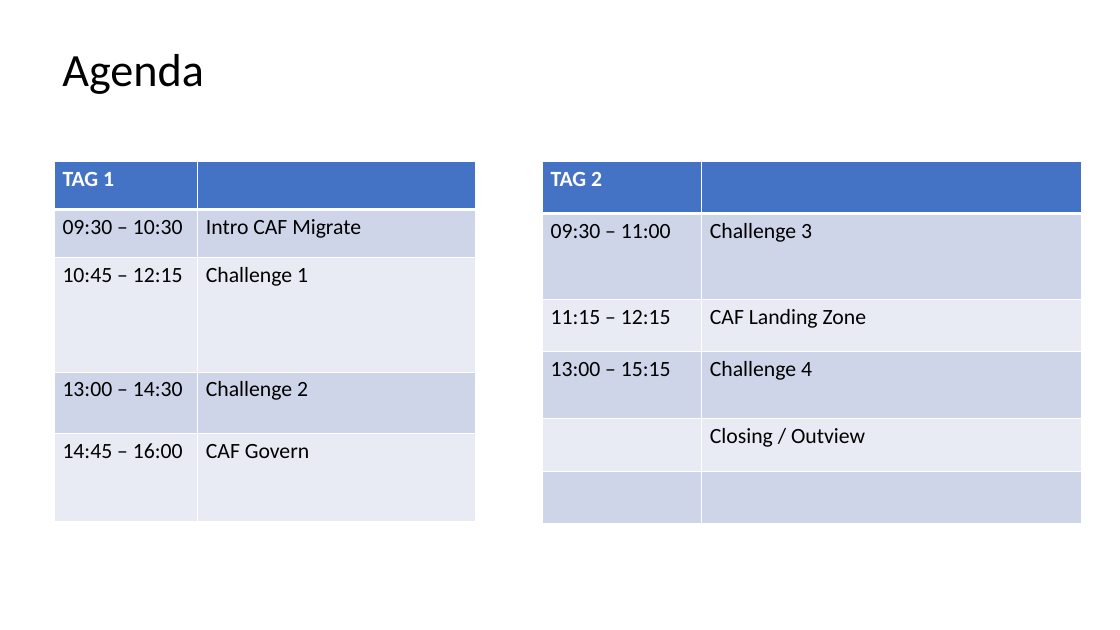
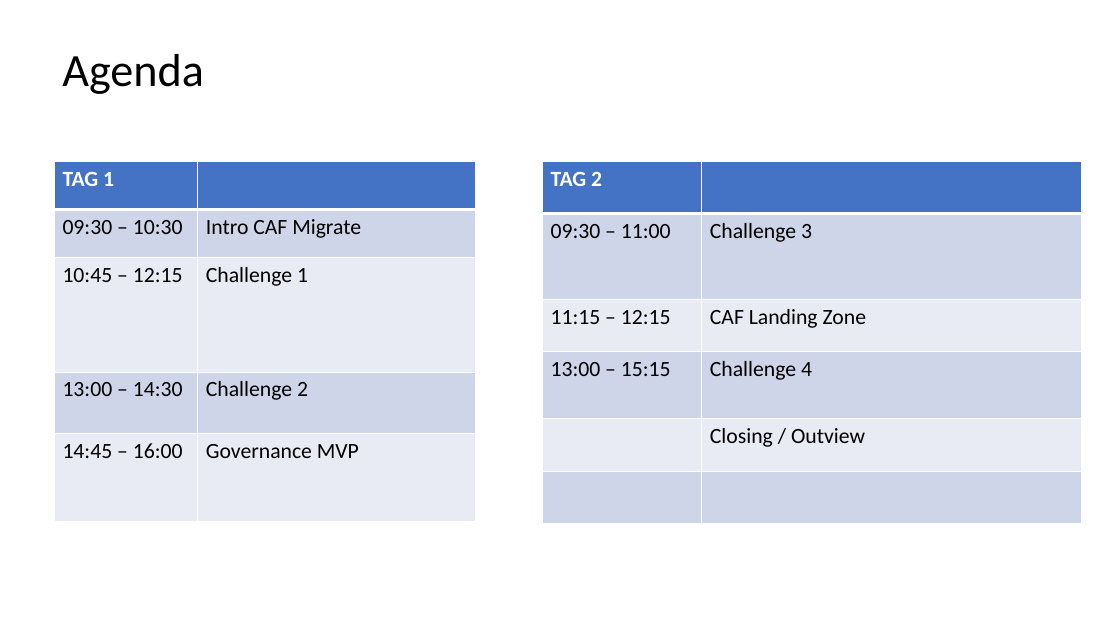
Before and after one commit to jonathan-vella/CAF-Expert-Learning-Path, a slide deck: slide 4 of 03-CAF Migrate - LoB Migration/sources/WalkingDeck-CAF-Migrate.pptx. Drawn at 1120x630 pixels with LibreOffice and Linux fonts; fonts in the diff are those of the drawing. Boxes give left, top, right and bottom in pixels: in the first picture for what was removed or moved away, otherwise in the second. Text is boxed around its words. In the diff, an @@ line names an element or a change of style, - is before the commit and + after.

```diff
--- a/03-CAF Migrate - LoB Migration/sources/WalkingDeck-CAF-Migrate.pptx
+++ b/03-CAF Migrate - LoB Migration/sources/WalkingDeck-CAF-Migrate.pptx
@@ table at (54,161,476,522) @@
-row 5, column 2: CAF Govern
+row 5, column 2: Governance MVP
```
Also in this commit, not shown: 5 other slides changed, 2 other files.
